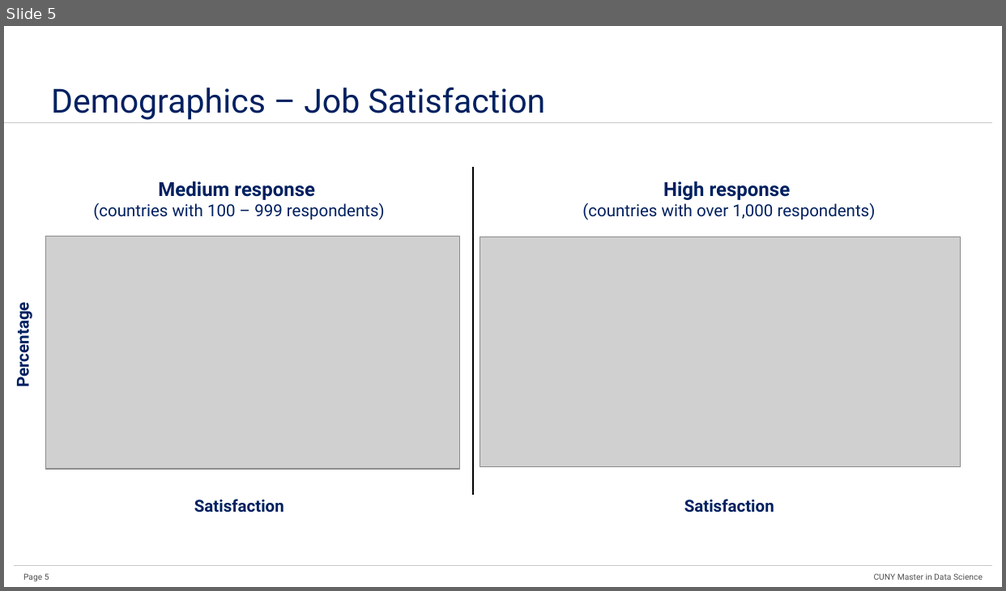
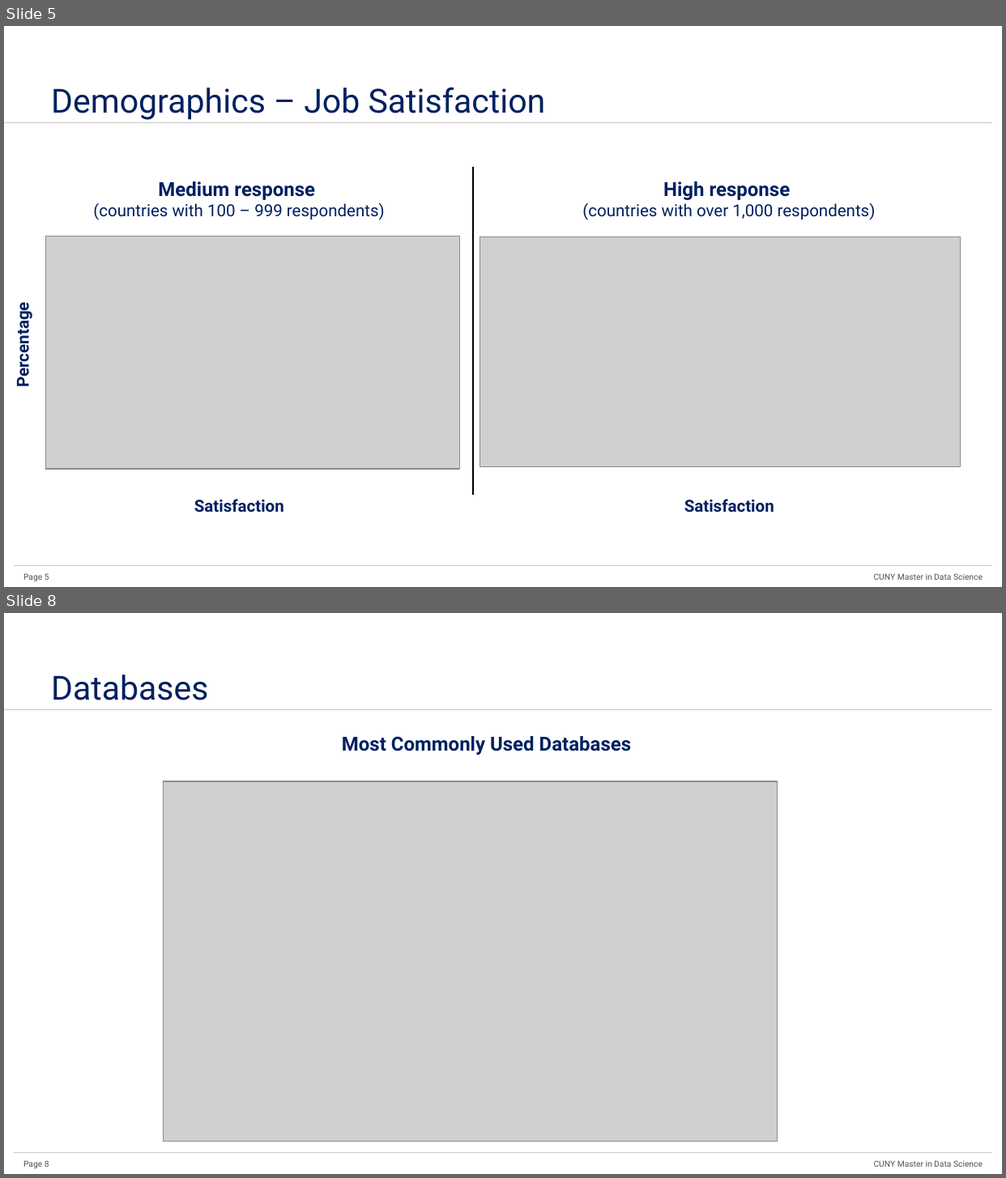
Before and after one commit to hillt5/Project-3-DATA-607, a slide deck: 04Presentation/Data607_Project3_Data_Science_Skills.pptx. Shown one above the other, each under a label of ours: slide 5 before the commit, slides 5 and 8 after it; the slides between them are not shown. The pictures are 1006x591 and 1006x1178 pixels, drawn with LibreOffice and Linux fonts; fonts in the diff are those of the drawing; grey boxes stand for pictures. Boxes give left, top, right and bottom in pixels: in the first picture for what was removed or moved away, otherwise in the second. Text is boxed around its words. In the diff, an @@ line names an element or a change of style, - is before the commit and + after.

```diff
--- a/04Presentation/Data607_Project3_Data_Science_Skills.pptx
+++ b/04Presentation/Data607_Project3_Data_Science_Skills.pptx
@@ slide 8 added at (4,613,1002,1174), background #FFFFFF; not listed: 4 template elements that a slide beside it also shows @@
@@ title added at (51,675,209,700), 24 pt, text #002060 @@
+Databases
@@ text added at (342,736,631,755), 14 pt, text #002060, bold @@
+Most Commonly Used Databases
@@ picture added at (164,781,778,1142) @@
```
Also in this commit, not shown: 2 slides changed, 3 other slides added, 3 slides removed.
